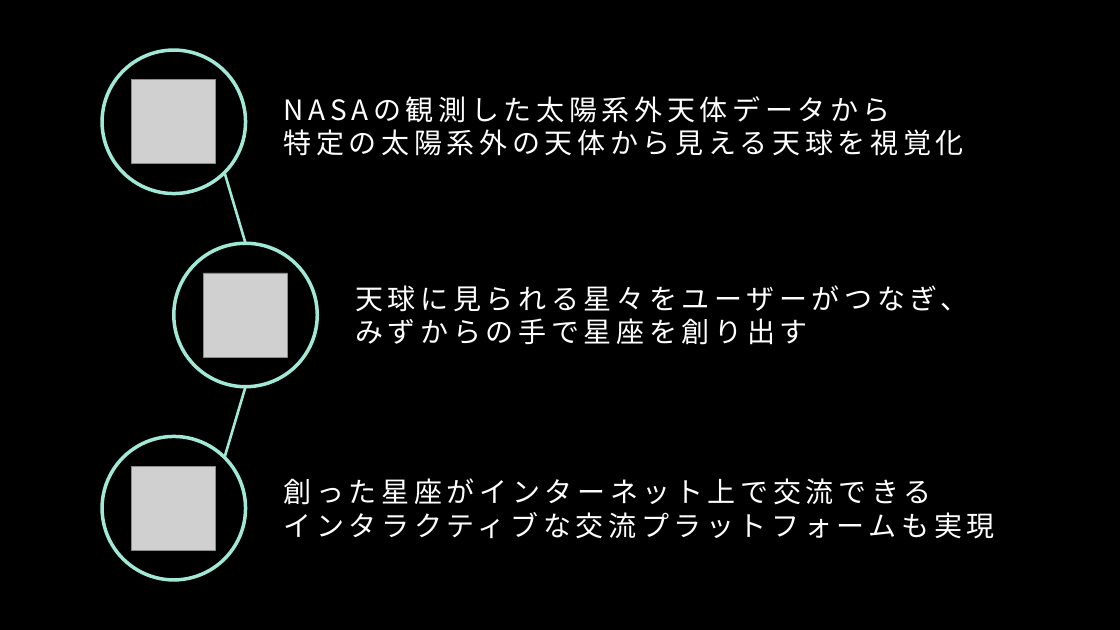
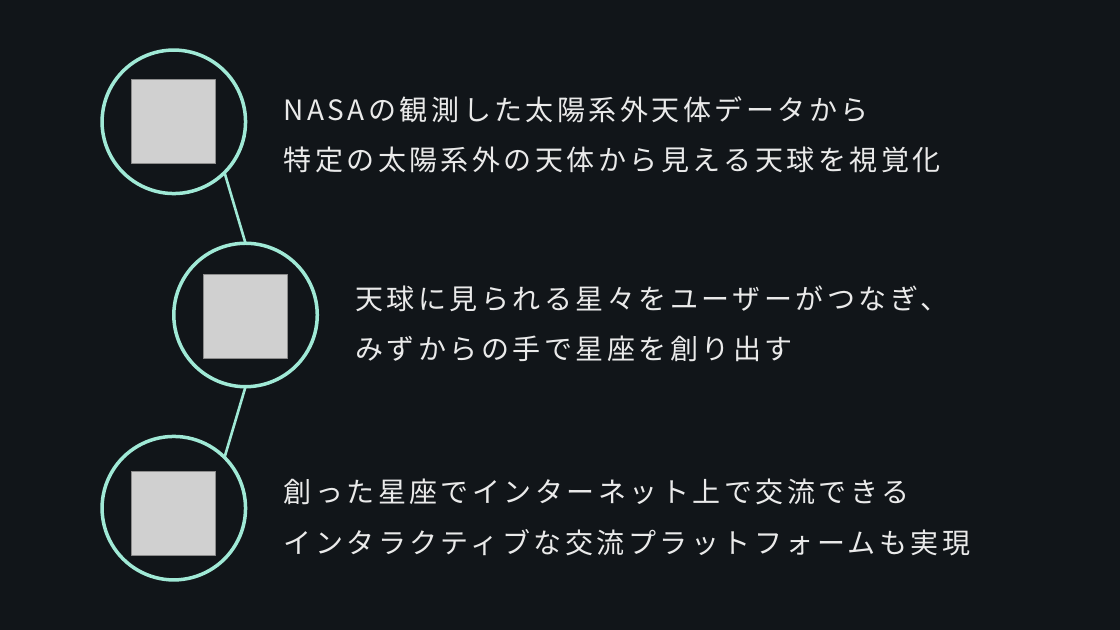
Before and after one commit to nearfactory/NasaSpaceAppsChallenge2024, a slide deck: slide 6 of Presentation/ToinHS-ScienceClub-Presentation.pptx (slide 7 before the commit). Drawn at 1120x630 pixels with LibreOffice and Linux fonts; fonts in the diff are those of the drawing; grey boxes stand for pictures. Boxes give left, top, right and bottom in pixels: in the first picture for what was removed or moved away, otherwise in the second. Text is boxed around its words. In the diff, an @@ line names an element or a change of style, - is before the commit and + after.

```diff
--- a/Presentation/ToinHS-ScienceClub-Presentation.pptx
+++ b/Presentation/ToinHS-ScienceClub-Presentation.pptx
@@ background #000000 to #111519 @@
@@ text "NASAの観測した太陽系外天体データから" at bbox=[284, 96, 941, 173]: text colour #FFFFFF to #EAEAEA, letter spacing 4 to 3 pt; line spacing 1 to 1.5 @@
@@ text "天球に見られる星々をユーザーがつなぎ、" at bbox=[355, 285, 948, 362]: text colour #FFFFFF to #EAEAEA, letter spacing 4 to 3 pt; line spacing 1 to 1.5 @@
@@ picture: place and size @@
-picture at bbox=[132, 466, 216, 550]
+picture at bbox=[132, 471, 216, 555]
@@ text at bbox=[284, 478, 910, 505]: text changed; text colour #FFFFFF to #EAEAEA @@
-創った星座がインターネット上で交流できる
+創った星座でインターネット上で交流できる
@@ text at bbox=[284, 529, 970, 556]: text colour #FFFFFF to #EAEAEA, letter spacing 4 to 3 pt in "インタラクティブな交流プラットフォームも実現"; line spacing 1 to 1.5 @@
```
Also in this commit, not shown: 5 other slides changed, 2 slides added, 1 slide removed, 53 other files.
